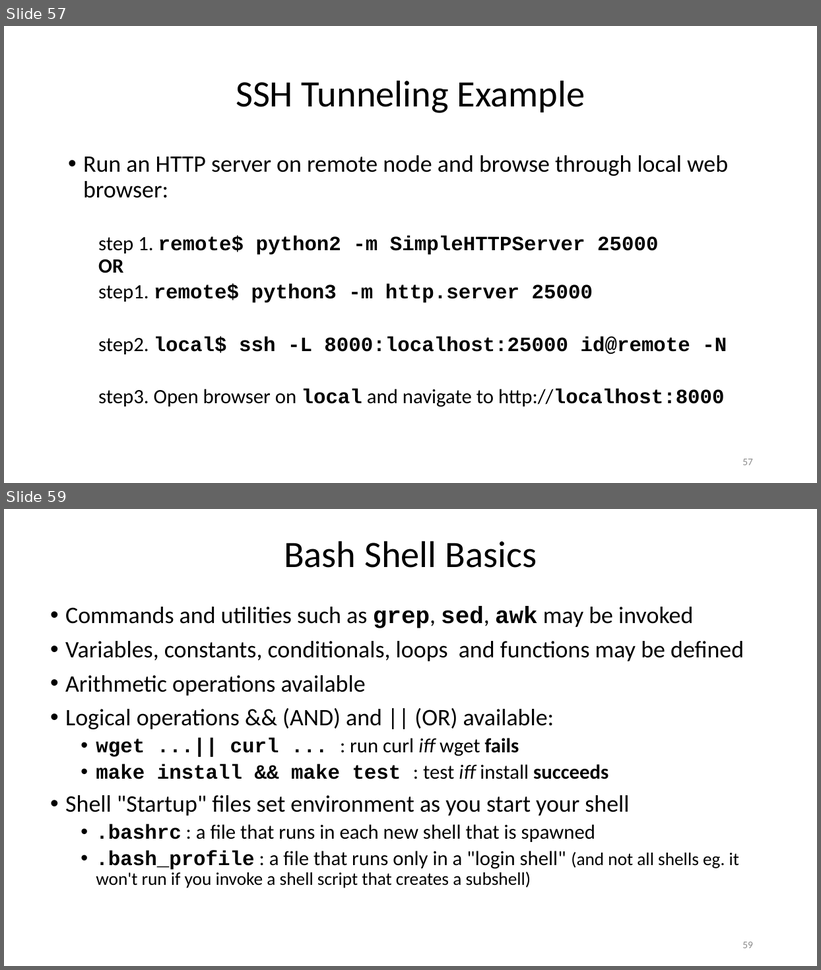
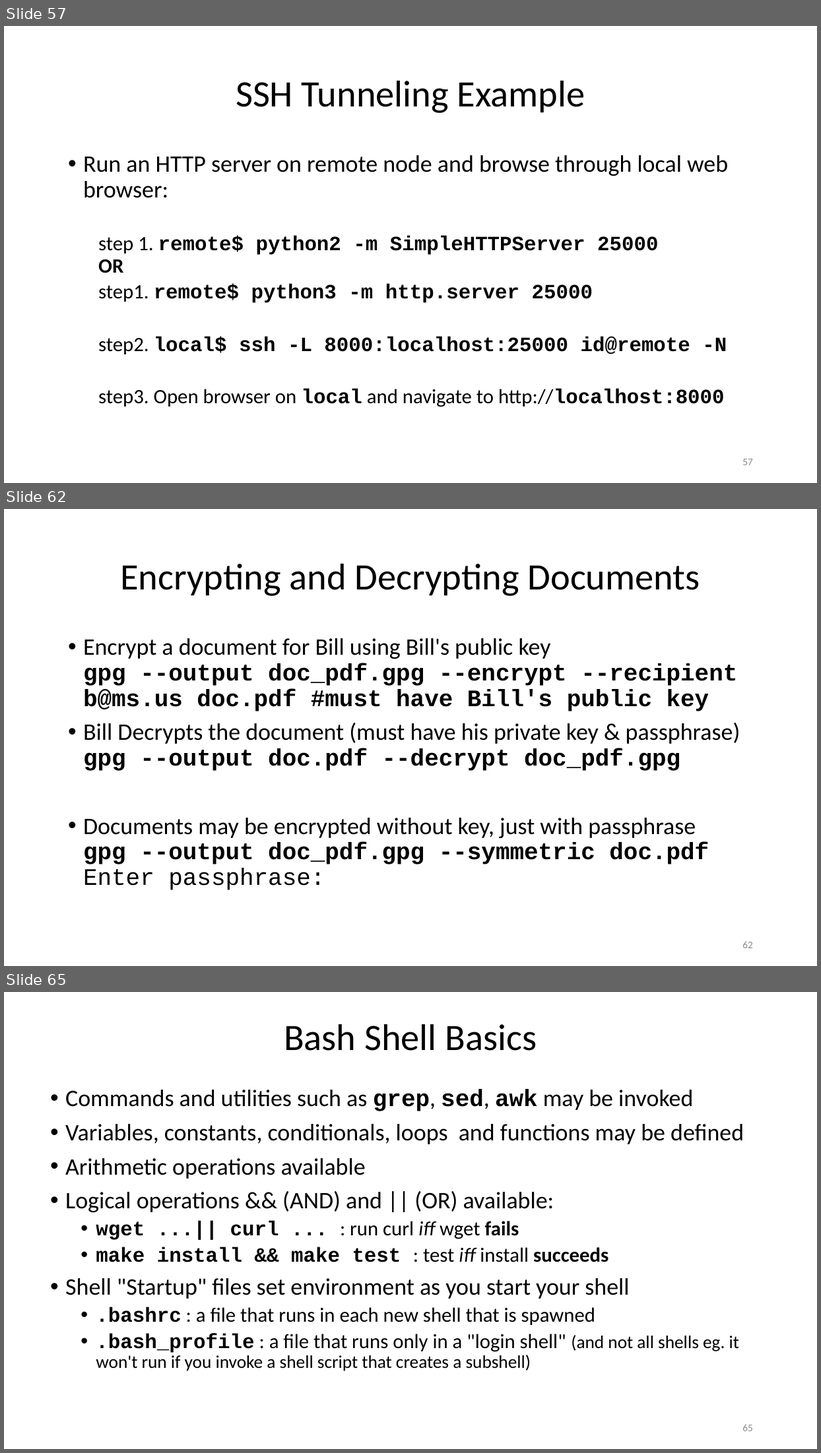
Before and after one commit to ketancmaheshwari/lisa19, a slide deck: lpt_LISA.pptx. Shown one above the other, each under a label of ours: slides 57 and 59 before the commit, slides 57, 62 and 65 after it; the slides between them are not shown. The pictures are 821x970 and 821x1453 pixels, drawn with LibreOffice and Linux fonts; fonts in the diff are those of the drawing. Boxes give left, top, right and bottom in pixels: in the first picture for what was removed or moved away, otherwise in the second. Text is boxed around its words. In the diff, an @@ line names an element or a change of style, - is before the commit and + after.

```diff
--- a/lpt_LISA.pptx
+++ b/lpt_LISA.pptx
@@ slide 62 added at (4,509,817,966), background #FFFFFF @@
@@ title added at (120,563,700,596), 33 pt, text #000000 @@
+Encrypting and Decrypting Documents
@@ text added at (83,638,741,890), 21 pt, text #000000 @@
+• Encrypt a document for Bill using Bill's public key
+  gpg --output doc_pdf.gpg --encrypt --recipient b@ms.us doc.pdf #must have Bill's public key
+• Bill Decrypts the document (must have his private key & passphrase)
+  gpg --output doc.pdf --decrypt doc_pdf.gpg
+• Documents may be encrypted without key, just with passphrase
+  gpg --output doc_pdf.gpg --symmetric doc.pdf
+  Enter passphrase:
@@ page number added at (743,941,753,949), 9 pt, text #8C8C8C @@
+62
@@ what was slide 59 is now slide 65 @@
@@ page number at (743,1424,753,1432): text changed @@
-59
+65
```
Also in this commit, not shown: 4 slides changed, 5 other slides added, 1 other file.
